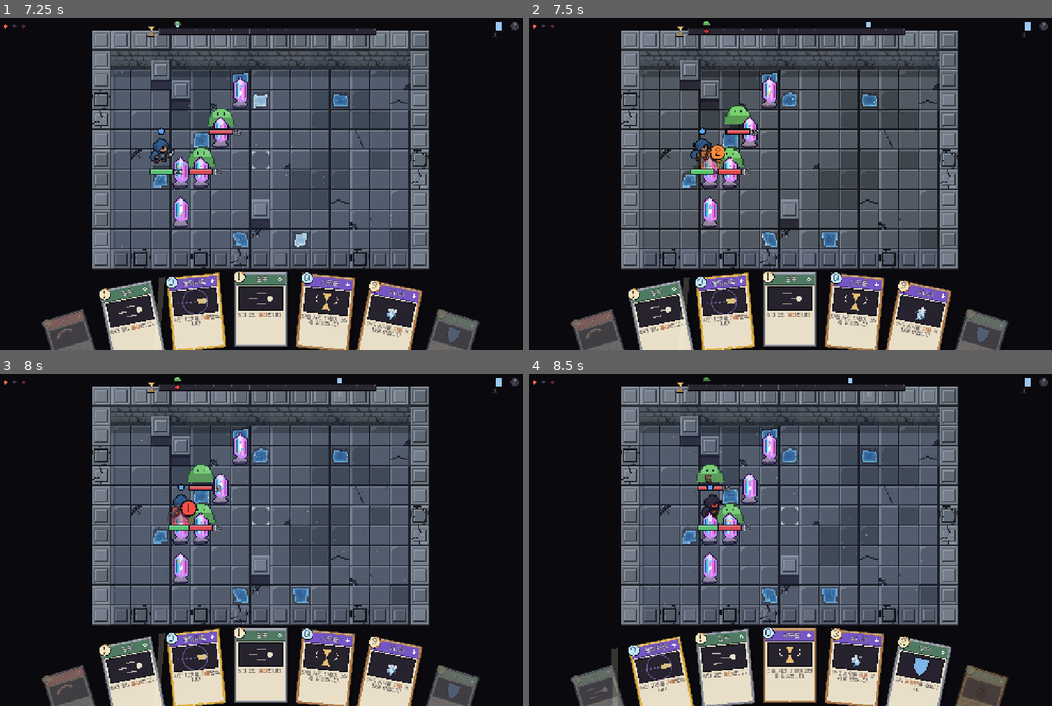
Above: before the commit, frames 1-4 (two rows, left to right).
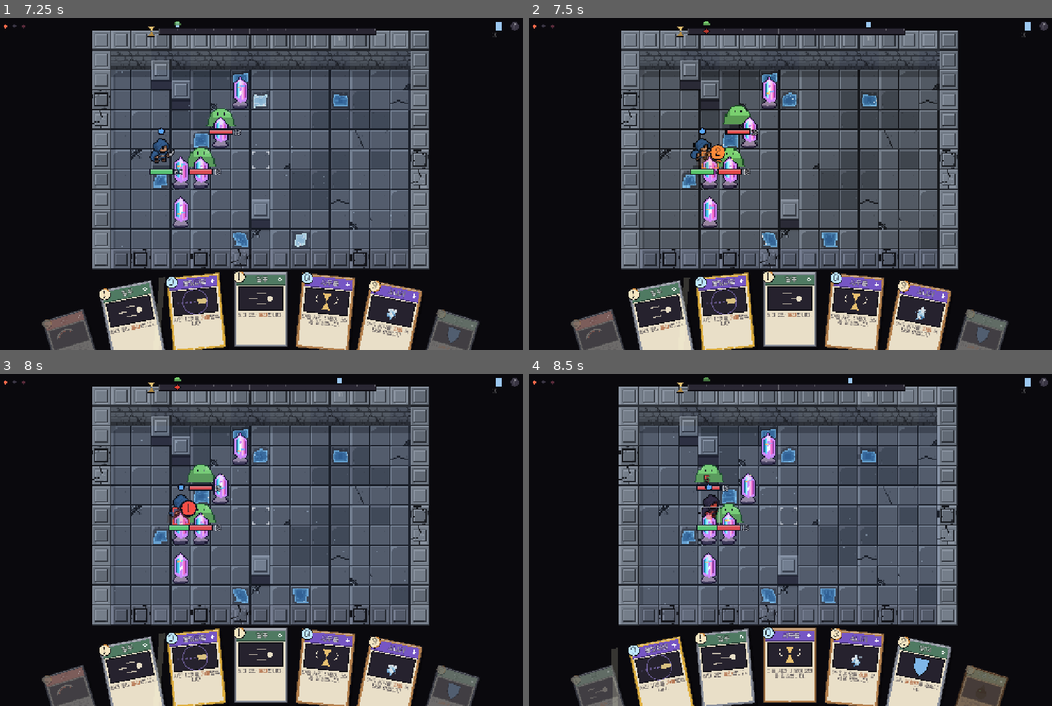
Above: after the commit, the same moments.

Repository: Luchenia/everycard
Game: Godot game, scene res://scenes/battle.tscn
Two runs of this game, one before a commit and one after it. Both use one fixed random seed, a clock stepped at 60 frames per second and the inputs below.
Inputs (mouse positions are in pixels of both pictures, inside the frame that each line leads up to):
- Up to frame 1 (7.25 s): tap Enter at 0.5 s; move the mouse to (261, 150) at 0.52 s; hold Right 0.53-1.28 s; tap Q every 1.5 s from 0.6 to 6.6 s; click (261, 150) at 0.67 s; tap Space at 0.77, 1.52, 3.02, 3.77, 4.52, 6.02, 6.77 s; move the mouse to (449, 343) at 1.27 s; hold Down 1.28-2.03 s; tap E every 1.5 s from 1.35 to 5.85 s; click (449, 343) at 1.42 s; hold Right 2.03-2.78 s; click (449, 343) at 2.17 s; hold Up 2.78-3.53 s; click (449, 343) at 2.92 s; hold Left 3.53-5.03 s; click (449, 343) at 3.67 s; click (449, 343) at 4.42 s; hold Down 5.03-5.78 s; click (449, 343) at 5.17 s; hold Right 5.78-6.53 s; click (449, 343) at 5.92 s; hold Up from 6.53 s (still down); click (449, 343) at 6.67 s
- Up to frame 2 (7.5 s): release Up at 7.28 s; hold Right from 7.28 s (still down); tap E at 7.35 s; click (978, 343) at 7.42 s
- Up to frame 3 (8 s): keep holding Right; tap Space at 7.52 s
- Up to frame 4 (8.5 s): release Right at 8.03 s; hold Down from 8.03 s (still down); tap Q at 8.1 s; click (978, 699) at 8.17 s

Frame 1 is identical in both runs. In frame 2, less than 0.1% of the frame differs, in the area x 32-38%, y 39-45%; in frame 3, 0.1%; in frame 4, 11%, in the area x 17-83%, y 3-76%.

Commit message:
feat: flashes when cards and enemy blows land; attacker afterimages drawn under units
Co-Authored-By: Claude Opus 5.5 <noreply@anthropic.com>
Claude-Session: https://claude.ai/code/session_01Lpp6z2a9FxR3iVL1P5DjBQ

Diff:
--- a/src/sim/battle.gd
+++ b/src/sim/battle.gd
@@ -235,7 +235,9 @@
 	var secs := action_secs(int(card.get("time", 0)), h)
 	_log("play", "%s: %s (%d초)" % [h.name, card.get("name", id), secs], {"card": id, "aim": aim})
 	_spend(secs, func():
-		_log("land", "%s 발동" % card.get("name", id), {"card": id})
+		var tg: Dictionary = card.get("target", {})
+		_log("land", "%s 발동" % card.get("name", id), {"card": id, "user": h.uid,
+			"cells": Targeting.cells(tg.get("shape", "cell"), h.pos, aim, int(tg.get("size", 0)))})
 		Effects.apply(card, h, aim, ctx)
 		_after_action())
 	var ex := int(card.get("exhaust", 0))
@@ -511,7 +513,7 @@
 	return false
 
 func _log(t: String, msg: String, data: Dictionary) -> void:
-	log.append({"t": t, "msg": msg, "data": data})
+	log.append({"t": t, "msg": msg, "data": data, "at": now})
 
 ## Simulates playing a card without changing anything (the card's effect only, as if it landed
 ## now; the world seconds of its wind-up are not simulated).
--- a/src/view/battle_screen.gd
+++ b/src/view/battle_screen.gd
@@ -27,6 +27,7 @@
 var wiggle_until := 0.0
 var real := 0.0
 var cell_hover_t := 0.0
+var log_i := 0           # battle log entries already shown as flashes
 
 func _ready() -> void:
 	font = load("res://assets/fonts/Galmuri11.ttf")
@@ -77,6 +78,7 @@
 func _new_run() -> void:
 	flow = RunFlow.new(catalog, seed_value)
 	shown_frame = flow.battle.frames.size() - 1
+	log_i = flow.battle.log.size()
 	board.reset_tracking()
 	_refresh()
 
@@ -114,11 +116,44 @@
 	board.shown_hp = a["hp"] if k < 0.5 else b["hp"]
 	board.shown_now = int(a["t"])
 
+const FLASH := {"fire": Color("#ff8a3a"), "ice": Color("#bfe8ff"), "water": Color("#5aa8ff"), "electric": Color("#ffe14a")}
+
+## Shows log events (cards landing, enemy blows) as flashes when the replay reaches their second.
+func _flashes() -> void:
+	var b := flow.battle
+	if log_i > b.log.size():
+		log_i = b.log.size()
+	var t_now: int = board.shown_now if board.replaying else b.now
+	while log_i < b.log.size():
+		var e: Dictionary = b.log[log_i]
+		if int(e.get("at", 0)) > t_now:
+			break
+		log_i += 1
+		match e["t"]:
+			"land":
+				var c := Effects.card_def(e["data"].get("card", ""), catalog)
+				var col := Color("#fff4c8")
+				for part in c.get("parts", []):
+					if part.get("op", "") == "material" and FLASH.has(part.get("id", "")):
+						col = FLASH[part["id"]]
+					if part.get("kind", "") == "electric":
+						col = FLASH["electric"]
+				var from := Vector2i(-1, -1)
+				if c.get("target", {}).get("shape", "") == "line":
+					var u := b._actor(int(e["data"].get("user", -1)))
+					if u:
+						from = u.pos
+				board.burst(e["data"].get("cells", []), col, from)
+			"telegraph_hit":
+				board.burst(e["data"].get("cells", []), Art.DANGER)
+				board.shake(0.18)
+
 func _process(delta: float) -> void:
 	real += delta
 	if flow == null or flow.battle == null:
 		return
 	_step_replay(delta)
+	_flashes()
 	spin = move_toward(spin, 0.0, delta * 1.6)
 	_layout_hand()
 	if board.hover.x >= 0 and selected < 0 and hovered_card == null:
@@ -410,6 +445,7 @@
 func _pick_reward(i: int) -> void:
 	flow.choose_reward(i)
 	shown_frame = flow.battle.frames.size() - 1
+	log_i = flow.battle.log.size()
 	selected = -1
 	board.reset_tracking()
 	_refresh()
--- a/src/view/board_view.gd
+++ b/src/view/board_view.gd
@@ -37,6 +37,7 @@
 var _last_hp: Dictionary = {}
 var shake_until := 0.0
 var fizzle: Dictionary = {}      # {cell, t0}: an out-of-range click
+var bursts: Array = []           # {cells, col, t0, beam_from}: a card or a blow landing
 
 func _ready() -> void:
 	mouse_filter = Control.MOUSE_FILTER_PASS
@@ -87,6 +88,9 @@
 
 func shake(secs := 0.25) -> void:
 	shake_until = real + secs
+
+func burst(cells: Array, col: Color, beam_from := Vector2i(-1, -1)) -> void:
+	bursts.append({"cells": cells, "col": col, "t0": real, "from": beam_from})
 
 func out_of_range_click(p: Vector2i) -> void:
 	fizzle = {"cell": p, "t0": real}
@@ -257,6 +261,9 @@
 			continue
 		items.append({"y": _pos_of(u).y + 0.95, "unit": u})
 	items.sort_custom(func(a, b): return a["y"] < b["y"])
+	# afterimages of attackers sit under everything standing, so they never hide a unit
+	for t in battle.telegraphs:
+		_ghost(tl, t, off)
 	for it in items:
 		if it.has("fx"):
 			_fx(tl, it["fx"], it["p"], off)
@@ -264,6 +271,22 @@
 			_block(tl, it["block"], it["p"], off)
 		else:
 			_unit(tl, it["unit"], off)
+	# cards and blows landing: a bright flash on the struck cells
+	bursts = bursts.filter(func(q): return real - q["t0"] < 0.45)
+	for q in bursts:
+		var k: float = (real - float(q["t0"])) / 0.45
+		var col: Color = q["col"]
+		var cl: Array = q["cells"]
+		if q["from"].x >= 0 and not cl.is_empty():
+			var a0 := cell_rect(q["from"]).get_center() + off
+			var a1 := cell_rect(cl[cl.size() - 1]).get_center() + off
+			tl.draw_line(a0, a1, Color(col, 0.5 * (1.0 - k)), (6 - 4 * k) * S)
+			tl.draw_line(a0, a1, Color(1, 1, 1, 1.0 - k), 2 * S)
+		for p in cl:
+			var r := cell_rect(p, (1.0 - k) * 6 * S)
+			r.position += off
+			tl.draw_rect(r, Color(col, 0.55 * (1.0 - k)))
+			tl.draw_rect(cell_rect(p, S).grow(k * 2 * S), Color(1, 1, 1, 0.7 * (1.0 - k)), false, S)
 	# enemy warnings: always above effects and units
 	for t in battle.telegraphs:
 		_telegraph(tl, t, off)
@@ -483,12 +506,6 @@
 	if a == null or not battle.grid.units.has(a):
 		return
 	var from := feet(_pos_of(a)) + off - Vector2(0, 8 * S)
-	# afterimage of the attacker where the blow will land
-	if cells.size() <= 4:
-		var tex := Art.unit_tex(a.def_id)
-		var sz := Vector2(tex.get_width(), tex.get_height()) * S
-		var ghost_at := centre + Vector2(0, C * 0.5 - 3 * S)
-		tl.draw_texture_rect(tex, Rect2(ghost_at - Vector2(sz.x / 2, sz.y), sz), false, Color(1, 0.3, 0.25, 0.22 + 0.15 * pulse))
 	# chevrons running from the attacker to the area
 	var d := centre - from
 	var L := d.length()
@@ -512,6 +529,21 @@
 	tl.draw_circle(bp, 8 * S * 0.7, col)
 	var txt := "%d" % maxi(left, 0)
 	tl.draw_string(font, bp + Vector2(-5 if txt.length() == 1 else -9, 7), txt, HORIZONTAL_ALIGNMENT_LEFT, -1, 20, Art.INK)
+
+func _ghost(tl: Control, t: Dictionary, off: Vector2) -> void:
+	var cells: Array = t["cells"]
+	var a: Actor = battle._actor(t["actor_uid"])
+	if cells.is_empty() or cells.size() > 4 or a == null or not battle.grid.units.has(a):
+		return
+	var centre := Vector2.ZERO
+	for p in cells:
+		centre += cell_rect(p).get_center()
+	centre = centre / cells.size() + off
+	var pulse := 0.5 + 0.5 * sin(real * 4.0)
+	var tex := Art.unit_tex(a.def_id)
+	var sz := Vector2(tex.get_width(), tex.get_height()) * S
+	var ghost_at := centre + Vector2(0, C * 0.5 - 3 * S)
+	tl.draw_texture_rect(tex, Rect2(ghost_at - Vector2(sz.x / 2, sz.y), sz), false, Color(1, 0.3, 0.25, 0.18 + 0.12 * pulse))
 
 ## Aiming: the hovered cell, and when it is out of reach a line that falls short and fizzles.
 func _aim(tl: Control, off: Vector2) -> void:
Binary file changed: evidence/screen/01_room_idle.png
Binary file changed: evidence/screen/02_card_hover_keywords.png
Binary file changed: evidence/screen/03_aim_in_range.png
Binary file changed: evidence/screen/04_aim_out_of_range.png
Binary file changed: evidence/screen/05_borrowed_time.png
Binary file changed: evidence/screen/06_replay.png
Binary file changed: evidence/screen/07_reward.png
Binary file changed: evidence/screen/08_boss_warning.png
Binary file changed: evidence/screen/09_imp_golem_warning.png
